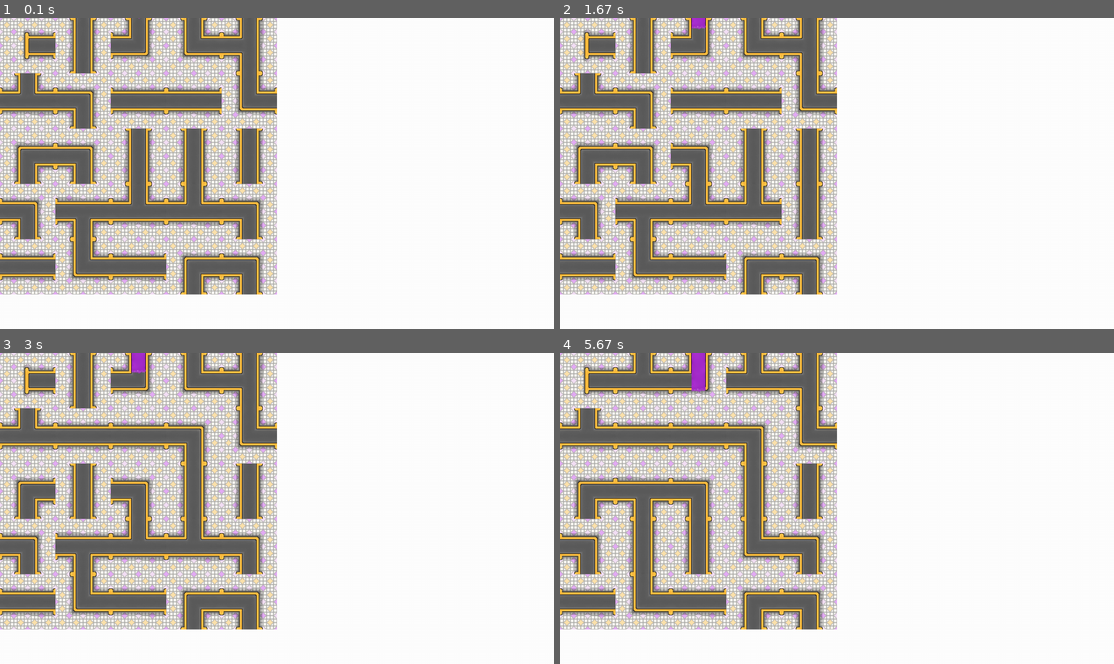
Above: before the commit, frames 1-4 (two rows, left to right).
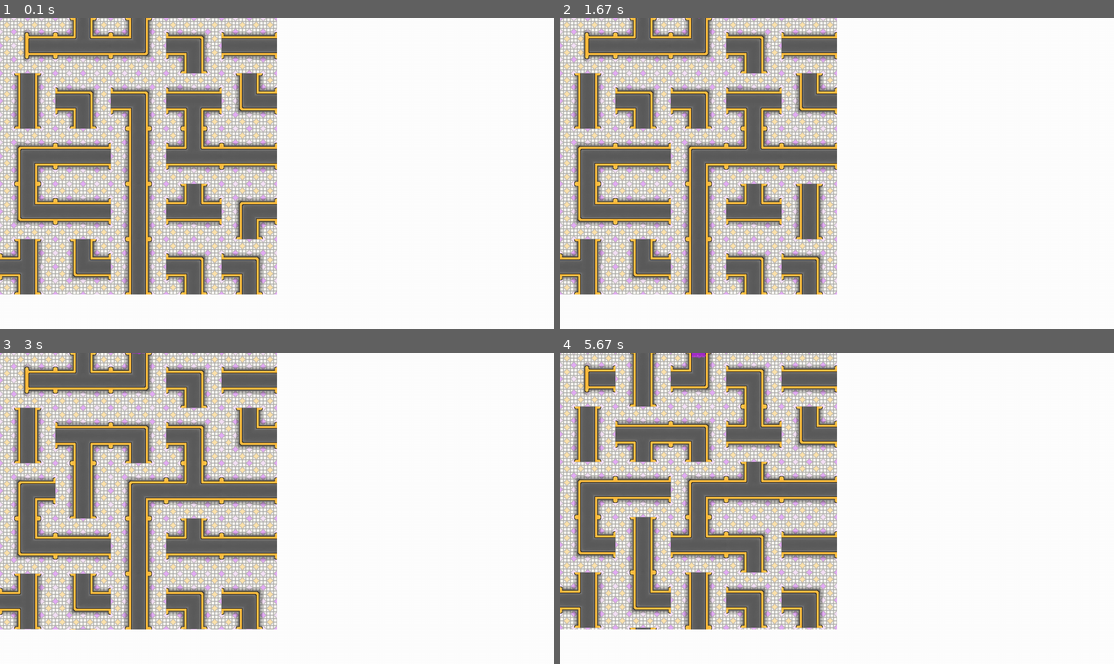
Above: after the commit, the same moments.

Repository: FinnStokes/endless-flow
Game: pygame game, started from src/main.py
Same seed, same stepped clock (60 frames per second), same inputs: the game is played once before the commit and once after it. The source is Python 2; it was converted automatically to run under Python 3.
Inputs (mouse positions are in pixels of both pictures, inside the frame that each line leads up to):
- Up to frame 1 (0.1 s): no input
- Up to frame 2 (1.67 s): click (814, 185) at 0.38 s; click (704, 176) at 0.72 s; click (665, 245) at 1.05 s; right-click (704, 111) at 1.38 s
- Up to frame 3 (3 s): click (77, 499) at 1.72 s; click (277, 545) at 2.05 s; click (199, 443) at 2.38 s; click (66, 440) at 2.72 s
- Up to frame 4 (5.67 s): click (654, 539) at 3.05 s; click (665, 468) at 3.38 s; click (670, 402) at 3.72 s; click (704, 561) at 4.05 s; click (715, 452) at 4.38 s; click (715, 449) at 4.72 s; click (748, 405) at 5.05 s; click (726, 533) at 5.38 s

The runs differ from the first frame. In frame 1, 13% of the frame differs, in the area x 0-50%, y 0-89%; in frame 2, 13%; in frame 3, 20%; in frame 4, 27%.

Commit message:
Added basic scrolling and transposed cells array.

Diff:
--- a/src/level.py
+++ b/src/level.py
@@ -192,20 +192,21 @@
             ),
         ]
 
-        self.surf = pygame.Surface((width * TILESIZE, height * TILESIZE),
+        self.surf = pygame.Surface((width * TILESIZE, 2 * height * TILESIZE),
                                    flags=pygame.SRCALPHA)
 
         tiles = [[self.random_tile()
-                  for y in range(height)] for x in range(width)]
-        self.cells = [[Cell(tiles[x][y],
-                            random.choice(tiles[x][y].orientations),
+                  for x in range(width)] for y in range(2 * height)]
+        self.cells = [[Cell(tiles[y][x],
+                            random.choice(tiles[y][x].orientations),
                             pygame.Rect((x * TILESIZE, y * TILESIZE),
                                         (TILESIZE, TILESIZE)),
                             self, x, y)
-                       for y in range(height)] for x in range(width)]
-        while not self.cells[2][0].connected(Tile.TOP):
+                       for x in range(width)] for y in range(2 * height)]
+        while (not self.cells[0][2].connected(Tile.TOP)
+                or len(self.cells[0][2].tile.connectivity) <= 1):
             tile = self.random_tile()
-            self.cells[2][0] = Cell(tile,
+            self.cells[0][2] = Cell(tile,
                                     random.choice(tile.orientations),
                                     pygame.Rect((2 * TILESIZE, 0 * TILESIZE),
                                                 (TILESIZE, TILESIZE)),
@@ -216,9 +217,12 @@
         self.screenrect = pygame.Rect((0, 0),
                                       (width * TILESIZE, height * TILESIZE))
         self.rect = self.screenrect.copy()
+        self.scroll = 0.0
         self.mouseselect = None
         self.mouseselectold = None
         self.mouseframe = resources.load_png('img/SelectorPanel.png')
+        self.rate = 0.0
+        self.growth = 1.0
 
     def random_tile(self):
         total = sum(t.frequency for t in self.tileset)
@@ -259,8 +263,8 @@
                             if max(self.mouseselect.fill) == 0.0:
                                 x = self.mouseselect.x
                                 y = self.mouseselect.y
-                                self.cells[x][y] = c
-                                self.cells[c.x][c.y] = self.mouseselect
+                                self.cells[y][x] = c
+                                self.cells[c.y][c.x] = self.mouseselect
                                 self.mouseselect.rect.topleft = (
                                     c.x * TILESIZE,
                                     c.y * TILESIZE,
@@ -281,7 +285,11 @@
             self.mouseselect = None
 
     def update(self, dt):
-        if self.cells[2][0].flow(Tile.TOP, dt * 16) > 0.0:
+        flow = (self.rate + dt * self.growth / 2.0) * dt
+        self.scroll += dt * (self.rate + dt * self.growth / 2.0) / 4.0
+        self.rect.top = self.scroll
+        self.rate += self.growth * dt
+        if self.cells[0][2].flow(Tile.TOP, flow) > 0.0:
             self.failed = True
         if self.mouseselect is not None and max(self.mouseselect.fill) > 0.0:
             self.mouseselect = None
@@ -289,21 +297,21 @@
     def get_from(self, cell, direction):
         if direction == Tile.TOP:
             if cell.y - 1 >= 0:
-                return Tile.BOTTOM, self.cells[cell.x][cell.y - 1]
+                return Tile.BOTTOM, self.cells[cell.y - 1][cell.x]
             else:
                 return None, None
         elif direction == Tile.BOTTOM:
             if cell.y + 1 < self.height:
-                return Tile.TOP, self.cells[cell.x][cell.y + 1]
+                return Tile.TOP, self.cells[cell.y + 1][cell.x]
             else:
                 return None, None
         elif direction == Tile.LEFT:
             if cell.x - 1 >= 0:
-                return Tile.RIGHT, self.cells[cell.x - 1][cell.y]
+                return Tile.RIGHT, self.cells[cell.y][cell.x - 1]
             else:
                 return None, None
         elif direction == Tile.RIGHT:
             if cell.x + 1 < self.width:
-                return Tile.LEFT, self.cells[cell.x + 1][cell.y]
+                return Tile.LEFT, self.cells[cell.y][cell.x + 1]
             else:
                 return None, None
